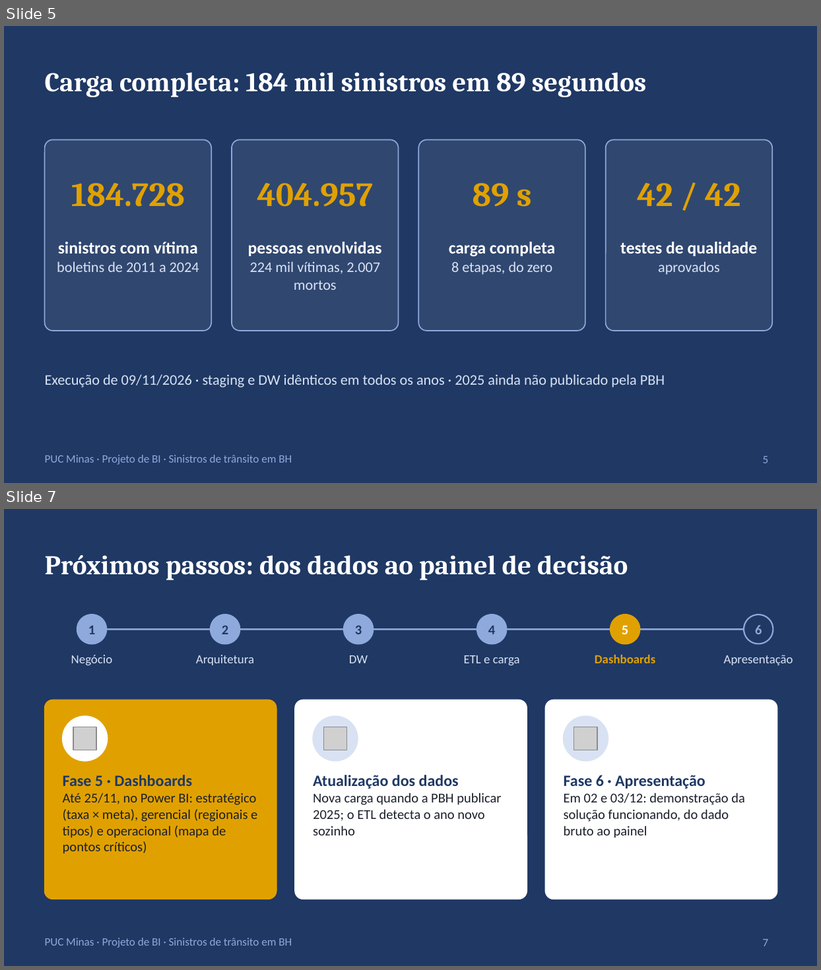
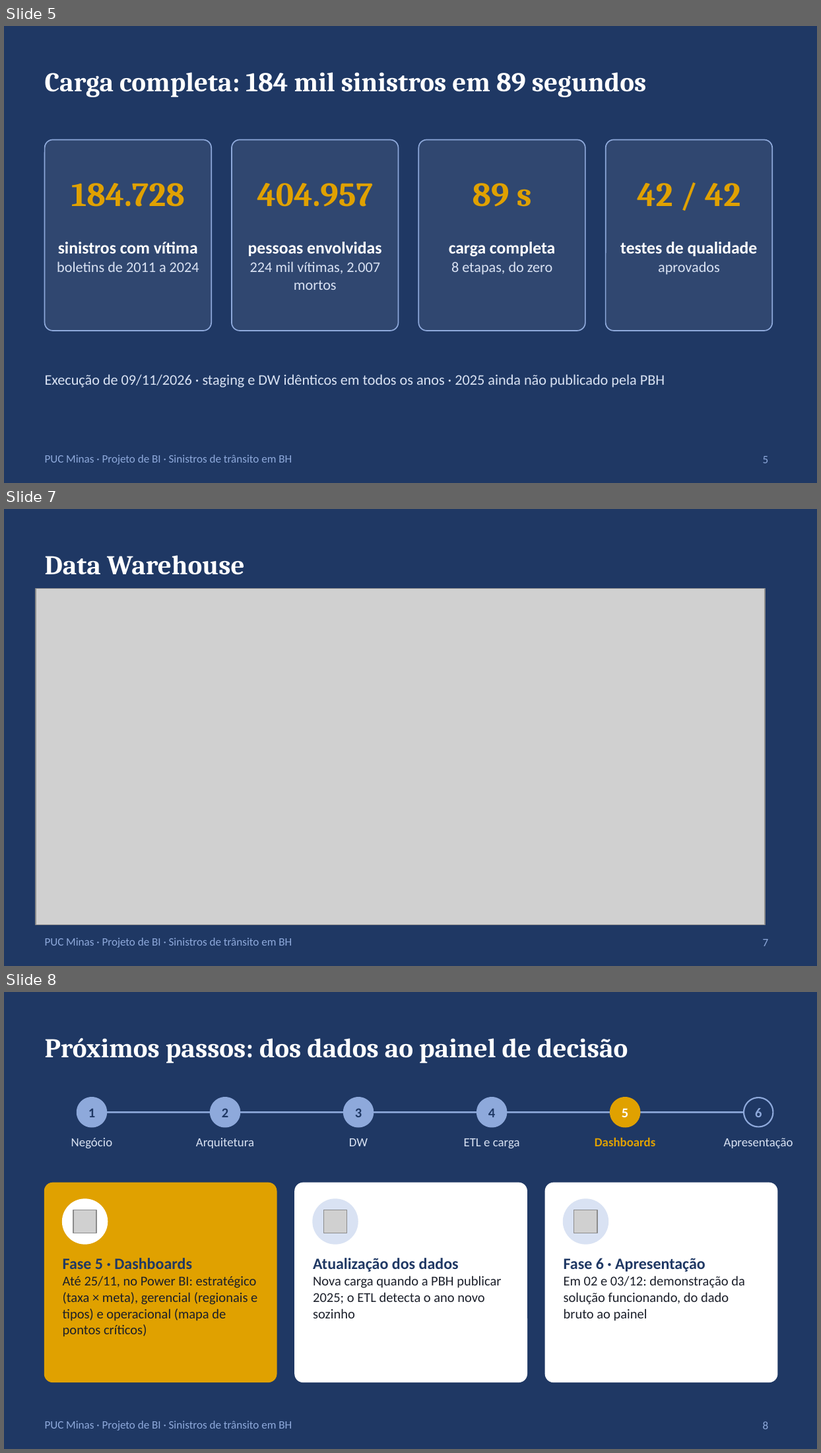
Before and after one commit to SamuelVitor227/Projeto_BI_BHTrans_DW, a slide deck: docs/entrega_fase4/projeto BI fase 4_slides.pptx. Shown one above the other, each under a label of ours: slides 5 and 7 before the commit, slides 5, 7 and 8 after it; the slides between them are not shown. The pictures are 821x970 and 821x1453 pixels, drawn with LibreOffice and Linux fonts; fonts in the diff are those of the drawing; grey boxes stand for pictures. Boxes give left, top, right and bottom in pixels: in the first picture for what was removed or moved away, otherwise in the second. Text is boxed around its words. In the diff, an @@ line names an element or a change of style, - is before the commit and + after.

```diff
--- a/docs/entrega_fase4/projeto BI fase 4_slides.pptx
+++ b/docs/entrega_fase4/projeto BI fase 4_slides.pptx
@@ slide 7 added at box(4, 509, 817, 966), background #1F3864; not listed: 1 template element that a slide beside it also shows @@
@@ title added at box(45, 555, 245, 575), 24 pt, text #FFFFFF, bold @@
+Data Warehouse
@@ picture added at box(36, 588, 765, 925) @@
@@ page number added at box(763, 939, 769, 947), 10 pt, text #8EA9DB @@
+7
@@ what was slide 7 is now slide 8 @@
@@ page number at box(763, 1422, 769, 1430): text changed @@
-7
+8
```
Also in this commit, not shown: 3 other files.
